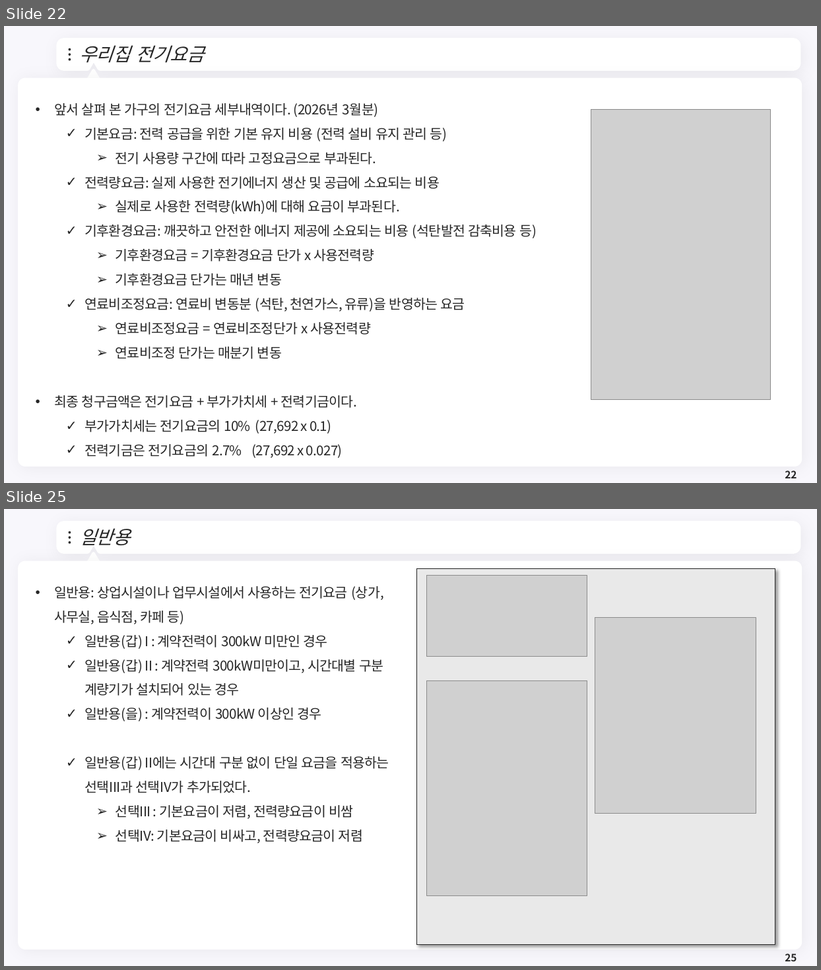
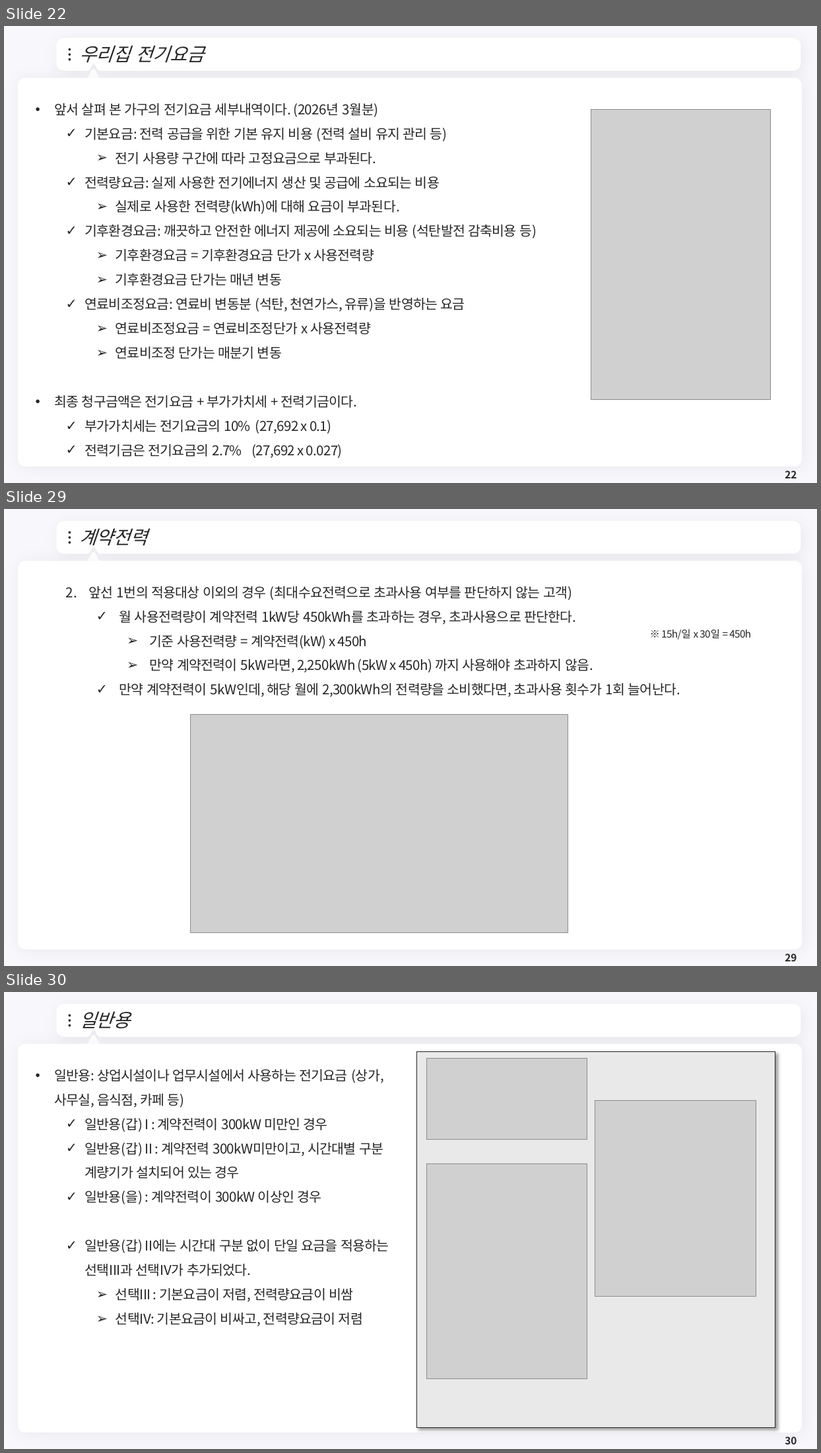
Before and after one commit to meandthey/Teaching, a slide deck: 에너지경제학/자원에너지경제학_Chapter_2.pptx. Shown one above the other, each under a label of ours: slides 22 and 25 before the commit, slides 22, 29 and 30 after it; the slides between them are not shown. The pictures are 821x970 and 821x1453 pixels, drawn with LibreOffice and Linux fonts; fonts in the diff are those of the drawing; grey boxes stand for pictures; background and template pictures are left out. Boxes give left, top, right and bottom in pixels: in the first picture for what was removed or moved away, otherwise in the second. Text is boxed around its words. In the diff, an @@ line names an element or a change of style, - is before the commit and + after.

```diff
--- a/에너지경제학/자원에너지경제학_Chapter_2.pptx
+++ b/에너지경제학/자원에너지경제학_Chapter_2.pptx
@@ slide 29 added at (4, 509, 817, 966), background #F8F7FC; not listed: 7 template elements that a slide beside it also shows @@
@@ title added at (79, 528, 148, 546), 22 pt, text #262626, italic @@
+계약전력
@@ text added at (88, 586, 680, 697), 16 pt, text #262626 @@
+  2. 앞선 1번의 적용대상 이외의 경우 (최대수요전력으로 초과사용 여부를 판단하지 않는 고객)
+    ✓ 월 사용전력량이 계약전력 1kW당 450kWh를 초과하는 경우, 초과사용으로 판단한다.
+      ➢ 기준 사용전력량 = 계약전력(kW) x 450h
+      ➢ 만약 계약전력이 5kW라면, 2,250kWh (5kW x 450h) 까지 사용해야 초과하지 않음.
+    ✓ 만약 계약전력이 5kW인데, 해당 월에 2,300kWh의 전력량을 소비했다면, 초과사용 횟수가 1회 늘어난다.
@@ text added at (661, 629, 751, 640), 12 pt, text #262626 @@
+※ 15h/일 x 30일 = 450h
@@ picture added at (190, 714, 568, 933) @@
@@ page number added at (785, 954, 797, 962), 12 pt, text #262626, bold @@
+29
@@ what was slide 25 is now slide 30 @@
@@ page number at (785, 1437, 797, 1445): text changed @@
-25
+30
```
Also in this commit, not shown: 3 slides changed, 4 other slides added.
